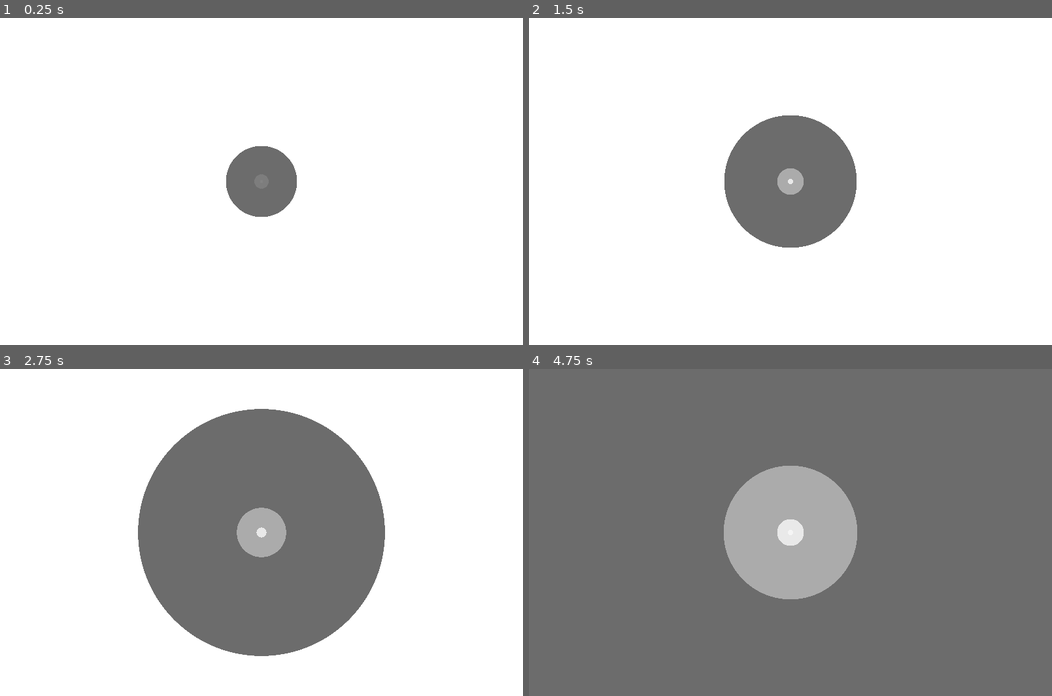
Above: before the commit, frames 1-4 (two rows, left to right).
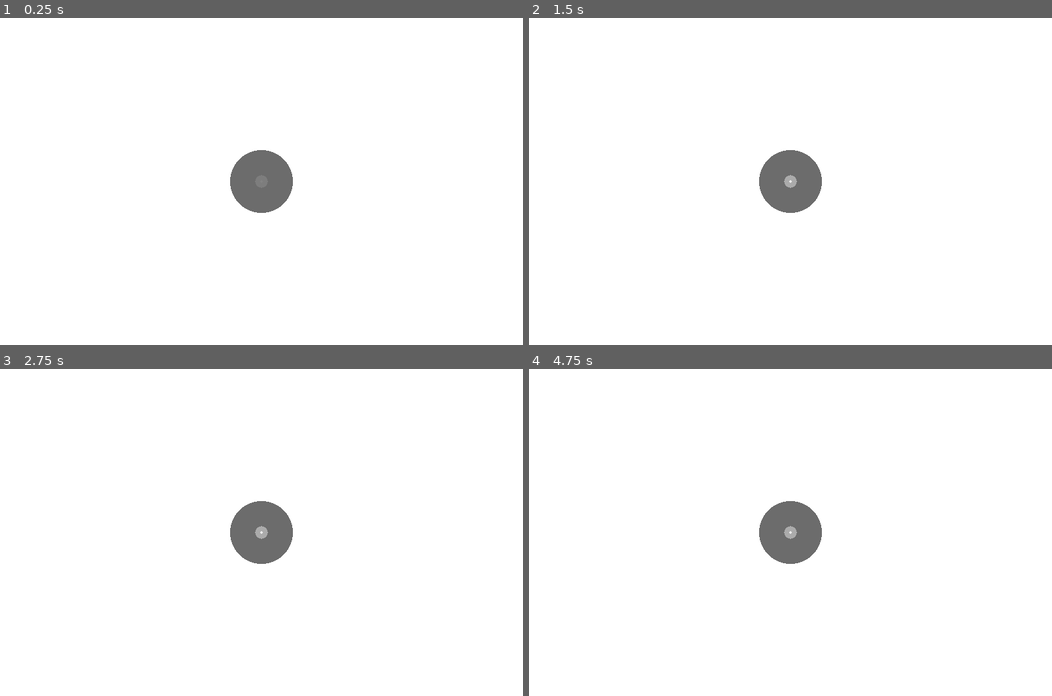
Above: after the commit, the same moments.

Repository: ClementRivaille/colors-of-the-universe
Game: Godot game, scene res://Main.tscn
Same seed, same stepped clock (60 frames per second), same inputs: the game is played once before the commit and once after it.
Inputs (mouse positions are in pixels of both pictures, inside the frame that each line leads up to):
- Up to frame 1 (0.25 s): no input
- Up to frame 2 (1.5 s): move the mouse to (905, 165) at 0.52 s; move the mouse to (685, 197) at 1.27 s
- Up to frame 3 (2.75 s): move the mouse to (313, 460) at 2.02 s
- Up to frame 4 (4.75 s): move the mouse to (764, 597) at 2.77 s; move the mouse to (947, 581) at 3.52 s; move the mouse to (633, 483) at 4.27 s

The runs differ from the first frame. In frame 1, 0.5% of the frame differs, in the area x 43-57%, y 39-61%; in frame 2, 6.5%; in frame 3, 27%; in frame 4, 100%, in the area x 0-100%, y 0-100%.

Commit message:
feat: zoom on mouse enter

Diff:
--- a/Main.tscn
+++ b/Main.tscn
@@ -16,6 +16,7 @@
 margin_top = -1350.38
 margin_right = 1464.0
 margin_bottom = 1368.62
+mouse_filter = 2
 __meta__ = {
 "_edit_use_anchors_": false
 }
--- a/prefabs/Circle.tscn
+++ b/prefabs/Circle.tscn
@@ -1,7 +1,10 @@
-[gd_scene load_steps=3 format=2]
+[gd_scene load_steps=4 format=2]
 
 [ext_resource path="res://assets/sprites/circle.png" type="Texture" id=1]
 [ext_resource path="res://scripts/Circle.gd" type="Script" id=2]
+
+[sub_resource type="CircleShape2D" id=1]
+radius = 1153.12
 
 [node name="Circle" type="Sprite"]
 self_modulate = Color( 0.537255, 0.537255, 0.537255, 1 )
@@ -9,3 +12,18 @@
 script = ExtResource( 2 )
 
 [node name="Tween" type="Tween" parent="."]
+
+[node name="Area2D" type="Area2D" parent="."]
+
+[node name="CollisionShape2D" type="CollisionShape2D" parent="Area2D"]
+shape = SubResource( 1 )
+
+[node name="DebugLabel" type="Label" parent="."]
+margin_left = -181.743
+margin_top = -880.208
+margin_right = -163.743
+margin_bottom = -866.208
+rect_scale = Vector2( 20, 20 )
+__meta__ = {
+"_edit_use_anchors_": false
+}
--- a/scripts/Circle.gd
+++ b/scripts/Circle.gd
@@ -2,50 +2,91 @@
 class_name Circle
 signal is_top
 
+
 onready var circle_scene := load("res://prefabs/Circle.tscn")
-export(float) var scale_speed := 0.5
+export(float) var scale_speed := 0.4
+var zoom_ease := 0.5
 export(bool) var zooming := false
-var successor_circle: CircleAbstract
 
 var child_step := 0.02
 var top_step := 1.1
 
+var children_circle: Array = []
 var child_added := false
 var on_top := false
 
 onready var tween: Tween = $Tween
+onready var area: Area2D = $Area2D
+
+onready var debug_label: Label = $DebugLabel
 
 func _ready():
   self_modulate = color
 
-
+  # Pick Children color
   var color_pick := randf()
   if color_pick < 0.5:
     child_color = color.lightened(0.2 + randf() * 0.6)
   else:
     child_color = color.darkened(0.2 + randf() * 0.6)
 
+  # Area detection
+  area.connect("mouse_entered", self, "on_mouse_enter")
+  area.connect("mouse_exited", self, "on_mouse_exit")
+
 func _process(delta):
-  if zooming:
-    scale = scale * (1 + (delta * scale_speed))
+  if zooming && zoom_power > 0.0:
+    scale = scale * (1 + (delta * scale_speed * zoom_power))
 
   if !child_added && global_scale.x >= child_step:
     add_child_circle()
     child_added = true
   if !on_top && global_scale.x > top_step:
-    emit_signal("is_top", successor_circle)
+    go_on_top()
     on_top = true
+
+  # debug_label.text = str(zoom_power)
+
+func go_on_top():
+  for child in children_circle:
+    child.disconnect("selected", self, "on_child_select")
+    child.disconnect("unselected", self, "on_child_unselect")
+  var successor: CircleAbstract = children_circle[0]
+  emit_signal("is_top", successor)
+  if successor.zoom_power == 0.0:
+    successor.zoom_power = 1.0;
+    successor.on_child_unselect()
 
 func add_child_circle():
   var child: CircleAbstract = circle_scene.instance()
   child.color = child_color
   child.scale = Vector2.ONE * child_scale
   child.modulate.a = 0.0
+  child.connect("selected", self, "on_child_select")
+  child.connect("unselected", self, "on_child_unselect")
   add_child(child)
   child.fade_in()
-  successor_circle = child
+  children_circle.push_front(child)
 
 func fade_in():
   tween.interpolate_property(self, 'modulate', Color.transparent, Color.white,
     0.5, Tween.TRANS_SINE, Tween.EASE_IN)
   tween.start()
+
+func on_mouse_enter():
+  emit_signal("selected")
+func on_mouse_exit():
+  emit_signal("unselected")
+
+func on_child_select():
+  if (tween.is_active()):
+    tween.stop(self, "zoom_power")
+  tween.interpolate_property(self, "zoom_power", zoom_power, 1.0,
+    zoom_ease, Tween.TRANS_SINE, Tween.EASE_IN)
+  tween.start()
+func on_child_unselect():
+  if (tween.is_active()):
+    tween.stop(self, "zoom_power")
+  tween.interpolate_property(self, "zoom_power", zoom_power, 0.0,
+    zoom_ease, Tween.TRANS_SINE, Tween.EASE_OUT)
+  tween.start()
--- a/scripts/CircleAbstract.gd
+++ b/scripts/CircleAbstract.gd
@@ -1,12 +1,19 @@
 extends Sprite
 class_name CircleAbstract
+signal selected
+signal unselected
 
 export(Color) var color: Color
 var child_color: Color
 var child_scale := 0.2
 
+var zoom_power := 0.0
+
 func add_child_circle():
   pass
-
 func fade_in():
   pass
+func on_child_select():
+  pass
+func on_child_unselect():
+  pass
